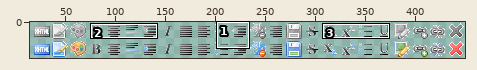
File history of a sprite sheet, imgs/JaSper_rtb.png. The picture above shows the old version from afar; the outline marks the close-up.
Close-up. Before:
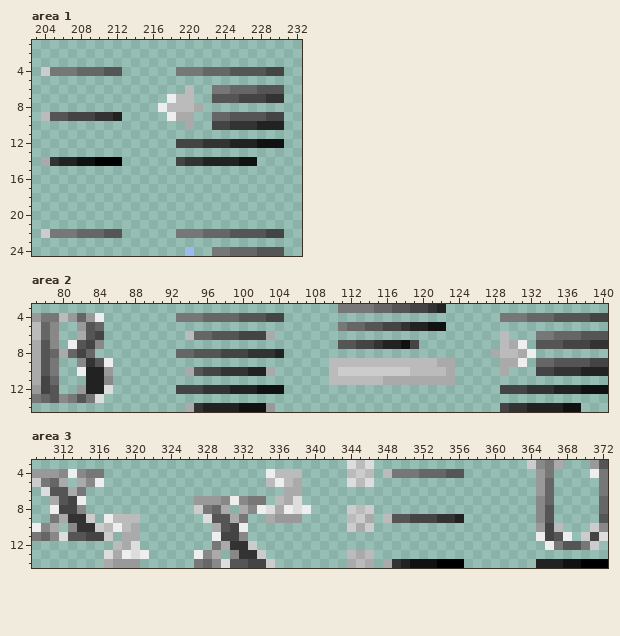
The file is 450x36 pixels. Shown: area 1: x 203..232, y 1..24; area 2: x 77..140, y 3..14; area 3: x 309..372, y 3..14. The wide view leaves out empty margins. The commit also changed other parts of the picture, which this record leaves out.
After:
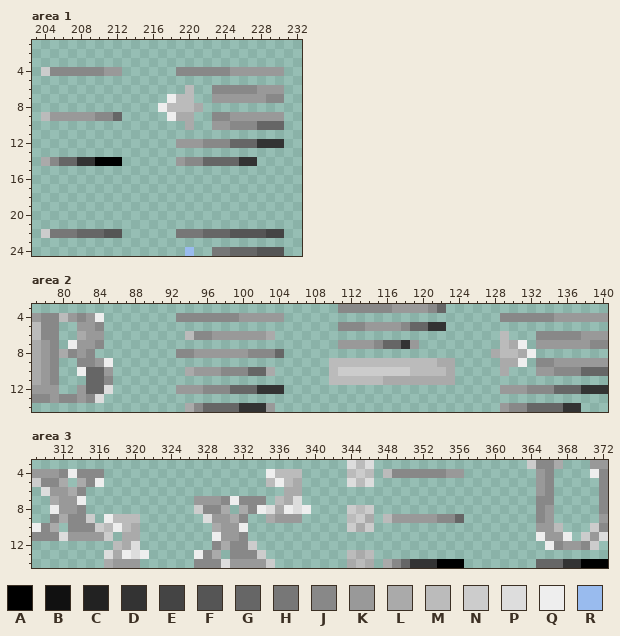
Palette (. is transparent): A #000000  B #111111  C #222222  D #333333  E #444444  F #555555  G #666666  H #777777  J #888888  K #999999  L #aaaaaa  M #bbbbbb  N #cccccc  P #dddddd  Q #eeeeee  R #99bbee
Change:
Area 1:
y 4: x 205..212 HHHGGGFF -> JJJJJJKK; x 219..230 HHHGGGFFFFEE -> JJJJJJKKKKKK
y 6: x 223..230 HHGGGFFF -> JJJJJKKK
y 7: x 223..230 FFFEEEDD -> KKKKKKJJ
y 9: x 205..212 FFEEEDDC -> KKKKKJJG; x 223..230 GGFFFFEE -> JJKKKKKK
y 10: x 223..230 EEDDDCCC -> KKJJJGGG
y 12: x 219..230 EEEDDDCCCBBB -> KKKJJJGGGDDD
y 14: x 205..209 DCCBB -> JGGDD; x 219..227 EDDCCCCBB -> KJJGGGGDD
Area 2:
y 3: x 111..122 HHHHGGFFEEDC -> JJJJJJKKKKJG
y 4: x 78..79 HH -> JJ; x 82 G -> J; x 93..104 HHHGGGGFFFEE -> JJJJJJJKKKKK; x 129..140 HHHGGGFFFFEE -> JJJJJJKKKKKK
y 5: x 78 G -> J; x 83..84 FG -> KJ; x 111..122 HGGFFEEDCCBB -> JJJKKKKJGGDD
y 6: x 78 G -> J; x 83..84 FE -> KK; x 95..102 GGFFFEEE -> JJKKKKKK; x 133..140 HHGGGFFF -> JJJJJKKK
y 7: x 78 F -> K; x 82..83 FE -> KK; x 111..119 FFEEDCCBE -> KKKKJGGDK; x 133..140 FFFEEEDD -> KKKKKKJJ
y 8: x 78..79 FG -> KJ; x 81..83 GEG -> JKJ; x 93..104 GGFFFEEEDDDC -> JJKKKKKKJJJG
y 9: x 78..79 FH -> KJ; x 83..84 DF -> JK; x 133..140 GGFFFFEE -> JJKKKKKK
y 10: x 78..79 FH -> KJ; x 83..84 CC -> GG; x 95..102 FEEDDDCC -> KKKJJJGG; x 133..140 EEDDDCCC -> KKJJJGGG
y 11: x 78..79 EG -> KJ; x 83..84 CC -> GG
y 12: x 78..79 EF -> KK; x 83..84 CC -> GG; x 93..104 EEEDDDCCCBBB -> KKKJJJGGGDDD; x 129..140 EEEDDDCCCBBB -> KKKJJJGGGDDD
y 13: x 77..79 HGF -> JJK; x 81..83 HFH -> JKJ
y 14: x 95..102 DCCCCBBB -> JGGGGDDD; x 129..137 EDDCCCCBB -> KJJGGGGDD
Area 3:
y 3: x 366 H -> J; x 372 F -> K
y 4: x 315..316 HH -> JJ; x 349..356 HHHGGGFF -> JJJJJJKK; x 366 H -> J; x 372 H -> J
y 5: x 310..311 HG -> JJ; x 366 G -> J; x 372 H -> J
y 6: x 311..312 FF -> KK; x 314 H -> J; x 366 G -> J; x 372 H -> J
y 7: x 312..313 FE -> KK; x 333..334 HH -> JJ; x 366 G -> J; x 372 G -> J
y 8: x 312..313 EE -> KK; x 328..329 HG -> JJ; x 366 F -> K; x 372 G -> J
y 9: x 311 H -> J; x 313..314 DD -> JJ; x 329..330 FF -> KK; x 332 H -> J; x 349..356 FFEEEDDC -> KKKKKJJG; x 366 F -> K; x 372 F -> K
y 10: x 314..315 DD -> JJ; x 330..331 FE -> KK; x 366 E -> K
y 11: x 309..310 HG -> JJ; x 313..316 FFEE -> KKKK; x 330..331 EE -> KK; x 366..367 EF -> KK; x 371 E -> K
y 12: x 329 H -> J; x 331..332 DD -> JJ; x 367..370 HFFH -> JKKJ
y 13: x 332..333 DD -> JJ
y 14: x 327..328 HG -> JJ; x 331..334 FFEE -> KKKK; x 349..353 DCBBB -> JGDDD; x 365..369 CCCBB -> GGGDD
